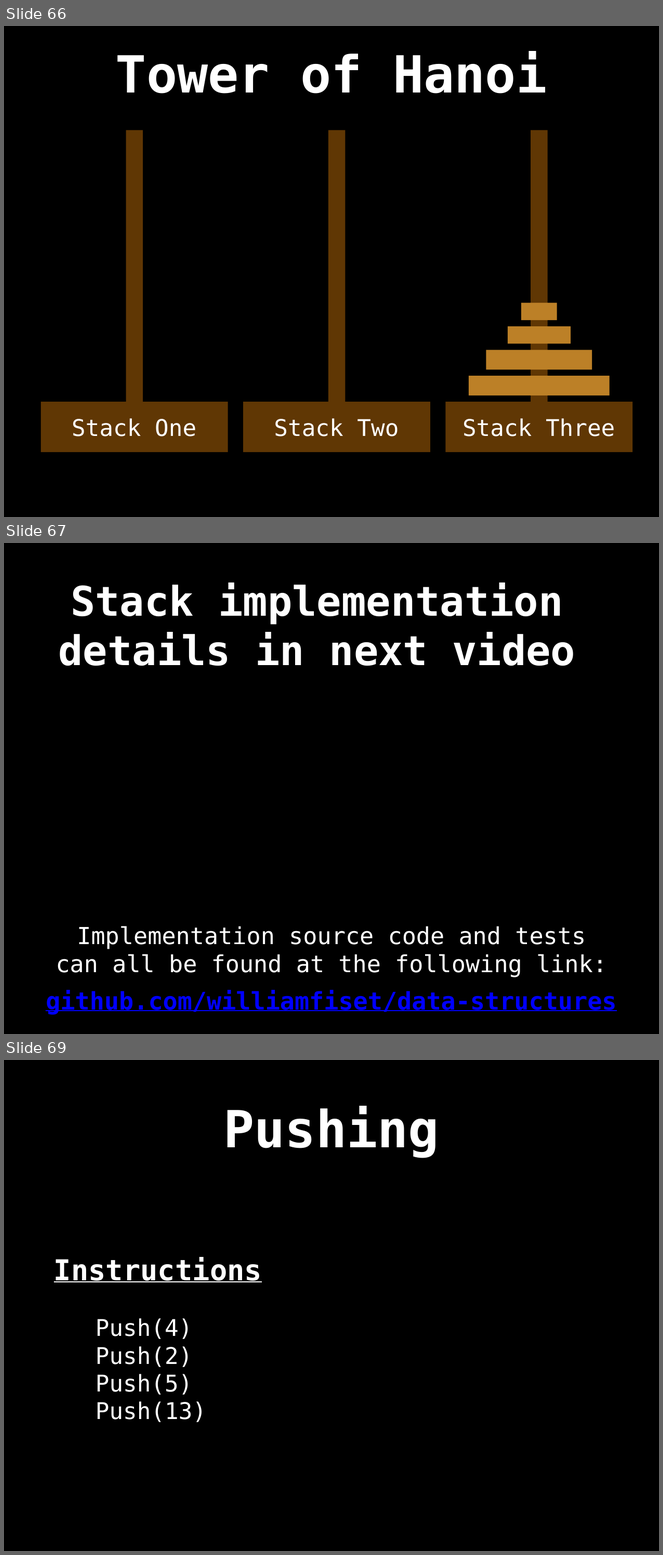
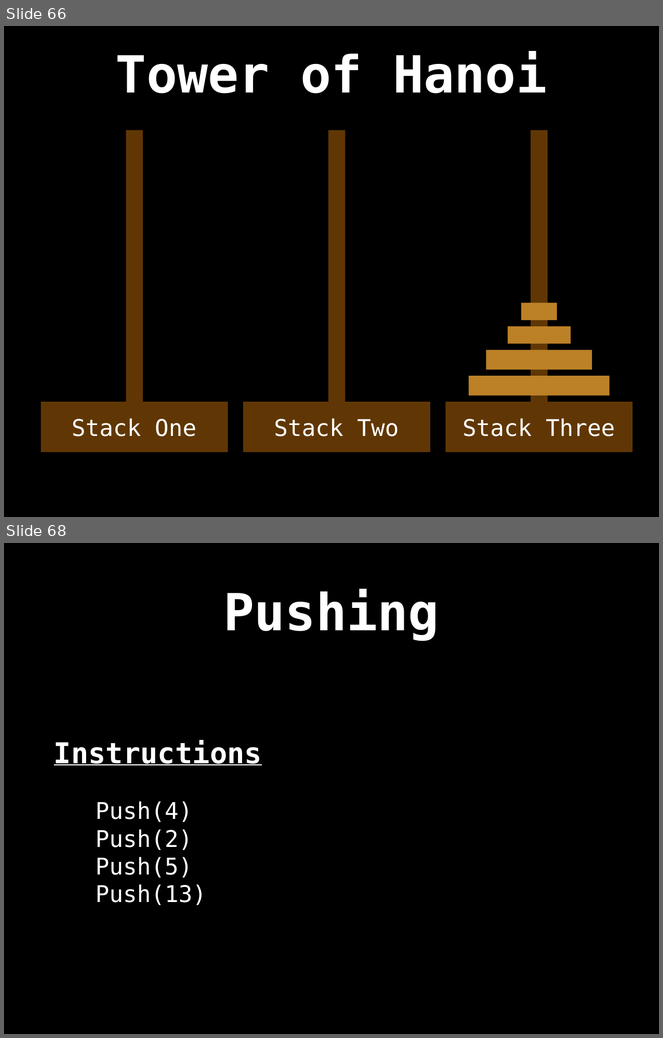
Before and after one commit to williamfiset/DEPRECATED-data-structures, a slide deck: Stack/presentation/Stack.pptx. Shown one above the other, each under a label of ours: slides 66, 67 and 69 before the commit, slides 66 and 68 after it; the slides between them are not shown. The pictures are 663x1555 and 663x1038 pixels, drawn with LibreOffice and Linux fonts; fonts in the diff are those of the drawing. Boxes give left, top, right and bottom in pixels: in the first picture for what was removed or moved away, otherwise in the second. Text is boxed around its words. In the diff, an @@ line names an element or a change of style, - is before the commit and + after.

Commit message:
Updated Stack slides

```diff
--- a/Stack/presentation/Stack.pptx
+++ b/Stack/presentation/Stack.pptx
@@ slide 67 removed at (4, 543, 659, 1034), background #000000 @@
@@ title removed at (59, 583, 576, 666) @@
-Stack implementation details in next video
@@ text removed at (56, 926, 607, 978) @@
-Implementation source code and tests can all be found at the following link:
@@ text removed at (46, 990, 617, 1015) @@
-github.com/williamfiset/data-structures
@@ what was slide 69 is now slide 68 @@
```
Also in this commit, not shown: 2 slides changed, 5 other slides removed, 2 other files.
